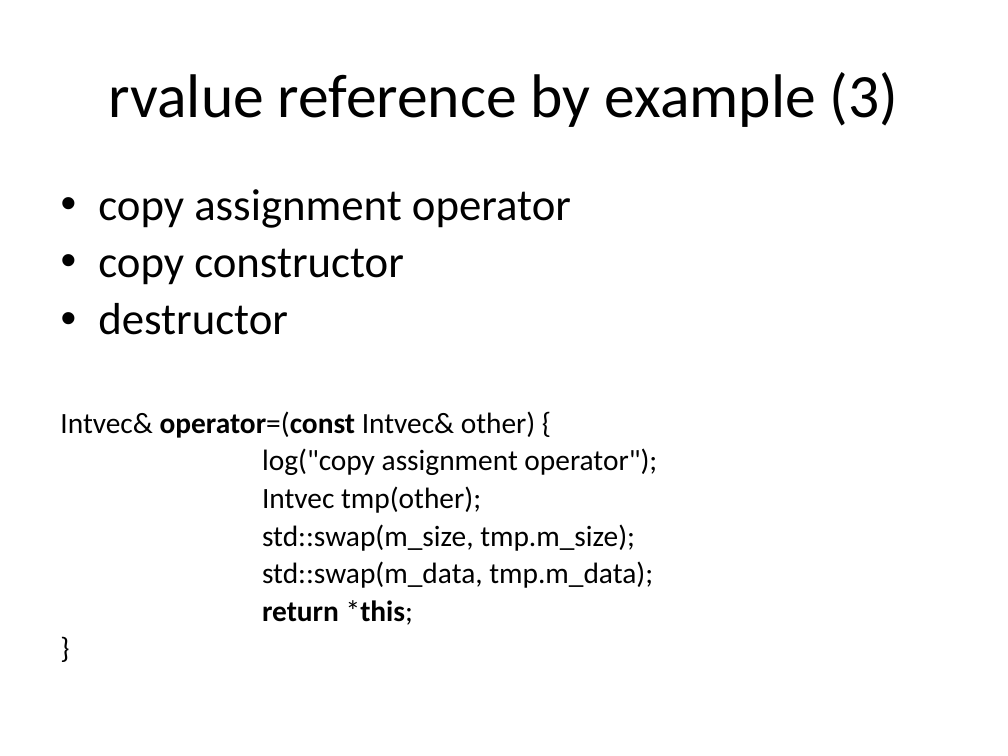
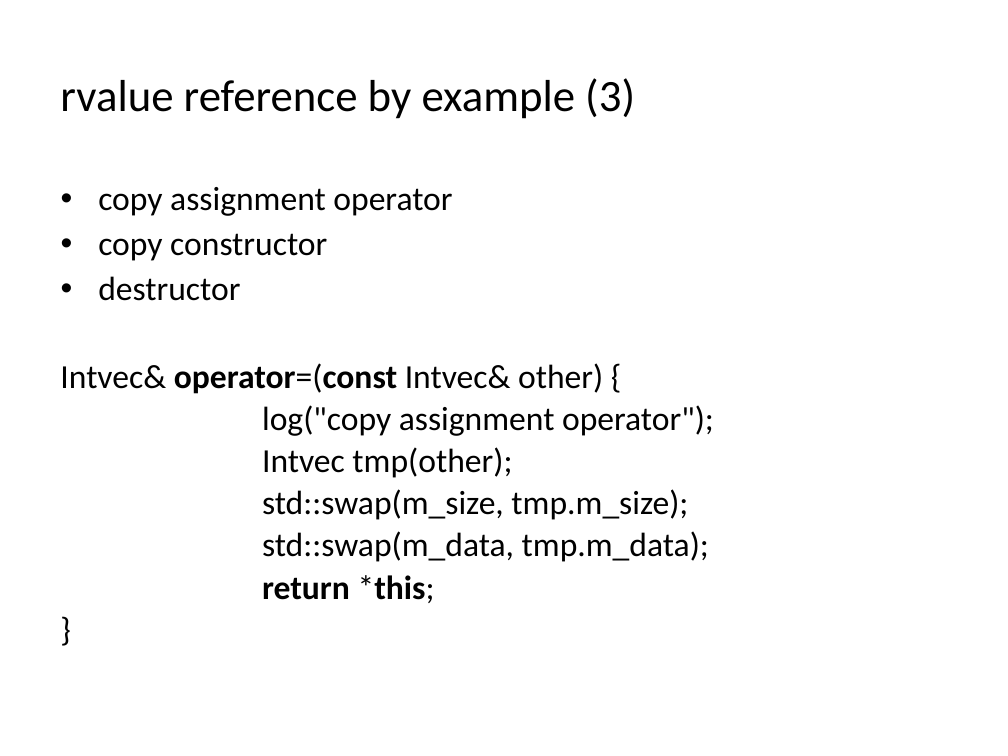
Before and after one commit to codengrow/scj, a slide deck: slide 8 of season1/episode2/rvalue-reference.odp. Drawn at 1008x756 pixels with LibreOffice and Linux fonts; fonts in the diff are those of the drawing; background and template pictures are left out. Boxes give left, top, right and bottom in pixels: in the first picture for what was removed or moved away, otherwise in the second. Text is boxed around its words. In the diff, an @@ line names an element or a change of style, - is before the commit and + after.

```diff
--- a/season1/episode2/rvalue-reference.odp
+++ b/season1/episode2/rvalue-reference.odp
@@ title "rvalue reference by example (3)" at box(60, 78, 635, 119): size 44 to 32 pt; alignment centre to left @@
@@ text "copy assignment operator" at box(60, 187, 714, 603): size 32 to 24 pt in "copy assignment operator", "copy constructor", "destructor"; size 21 to 24 pt in "Intvec& operator=(const Intvec& other) {", "log("copy assignment operator");", "Intvec tmp(other);", "std::swap(m_size, tmp.m_size);" and 3 more places @@
```
Also in this commit, not shown: 16 other slides changed, 3 other files.
